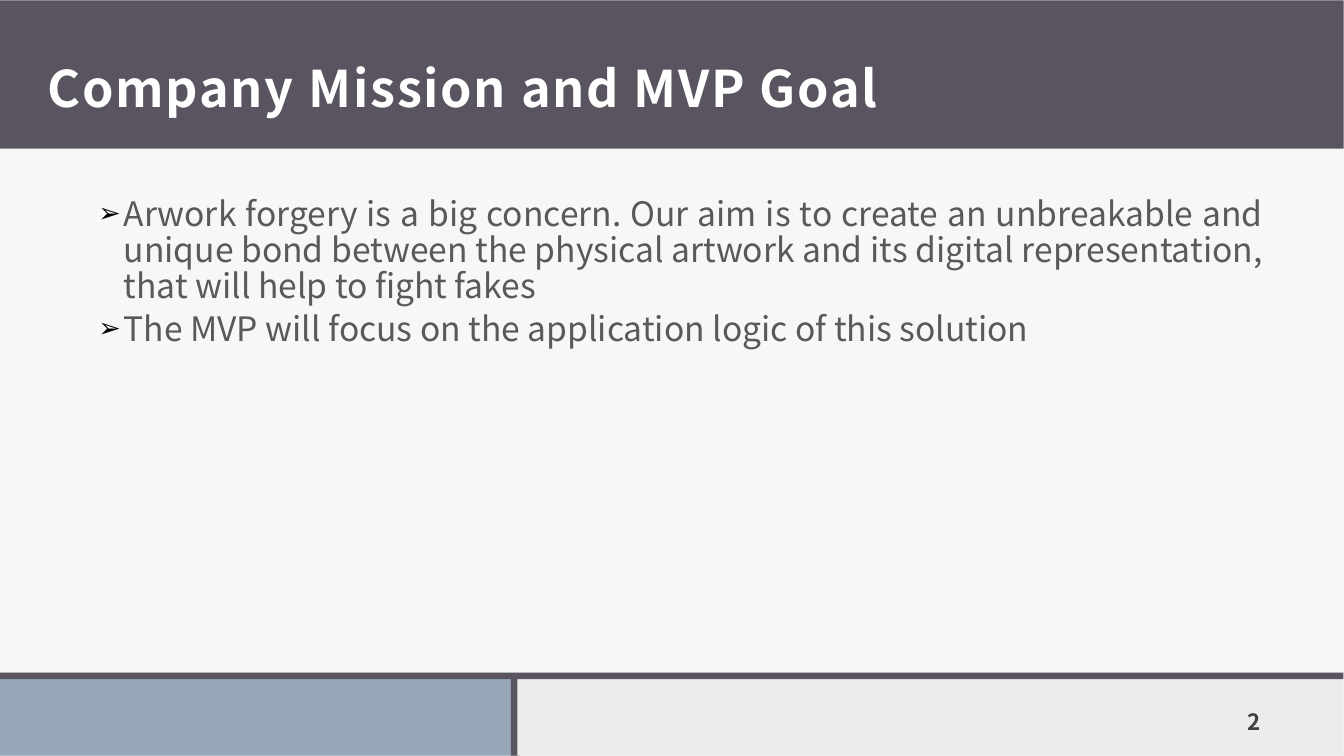
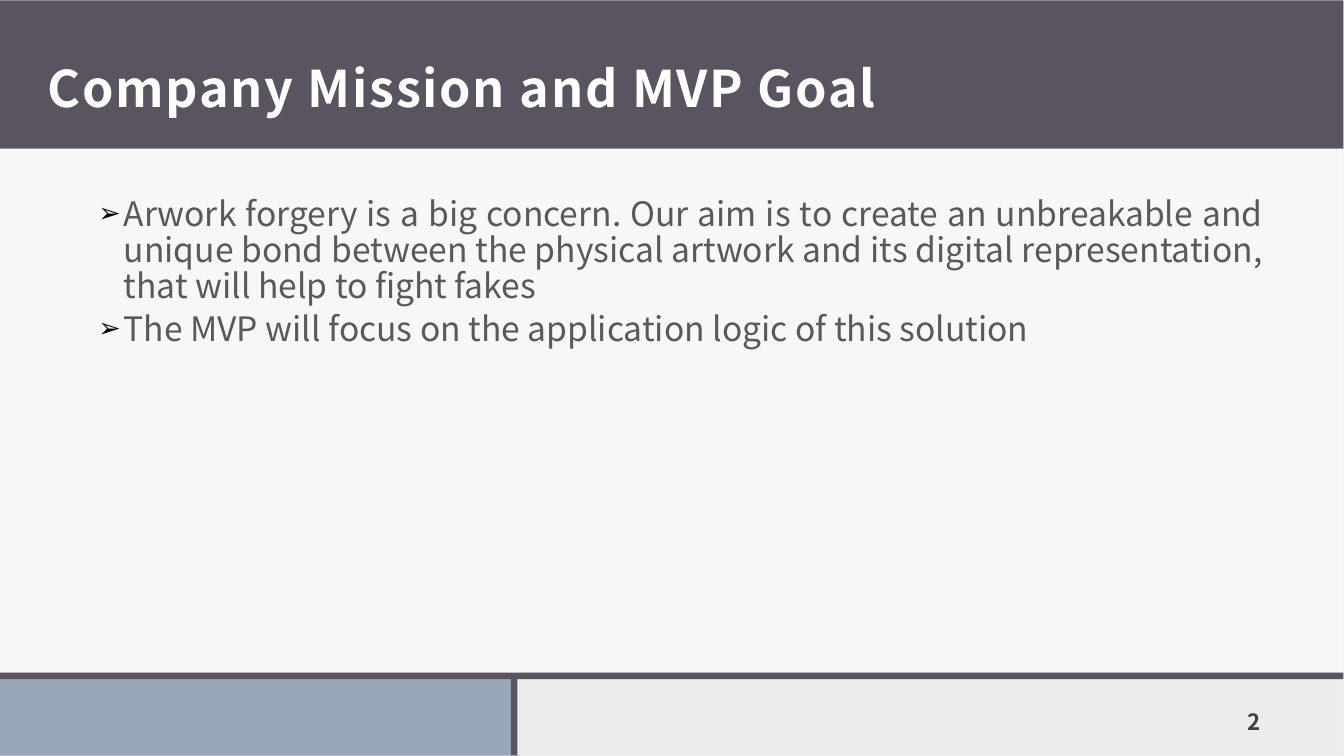
Before and after one commit to RobertoPirrone/digitaltechne, a slide deck: slide 2 of src/docs/presentations/21maggio.pptx. Drawn at 1344x756 pixels with LibreOffice and Linux fonts; fonts in the diff are those of the drawing. Boxes give left, top, right and bottom in pixels: in the first picture for what was removed or moved away, otherwise in the second. Text is boxed around its words. In the diff, an @@ line names an element or a change of style, - is before the commit and + after.

```diff
--- a/src/docs/presentations/21maggio.pptx
+++ b/src/docs/presentations/21maggio.pptx
@@ title "Company Mission and MVP Goal" at <box>48,66,876,119</box>: letter spacing 1.3 to 1.2 pt @@
```
Also in this commit, not shown: 5 other slides changed, 7 other files.
